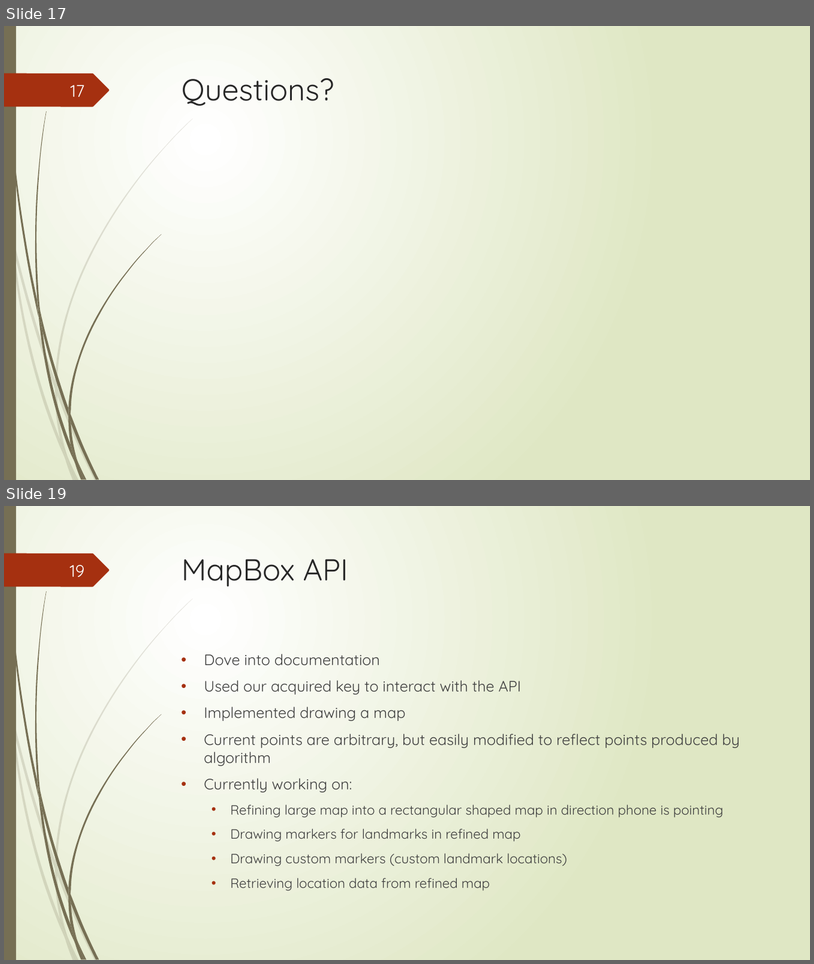
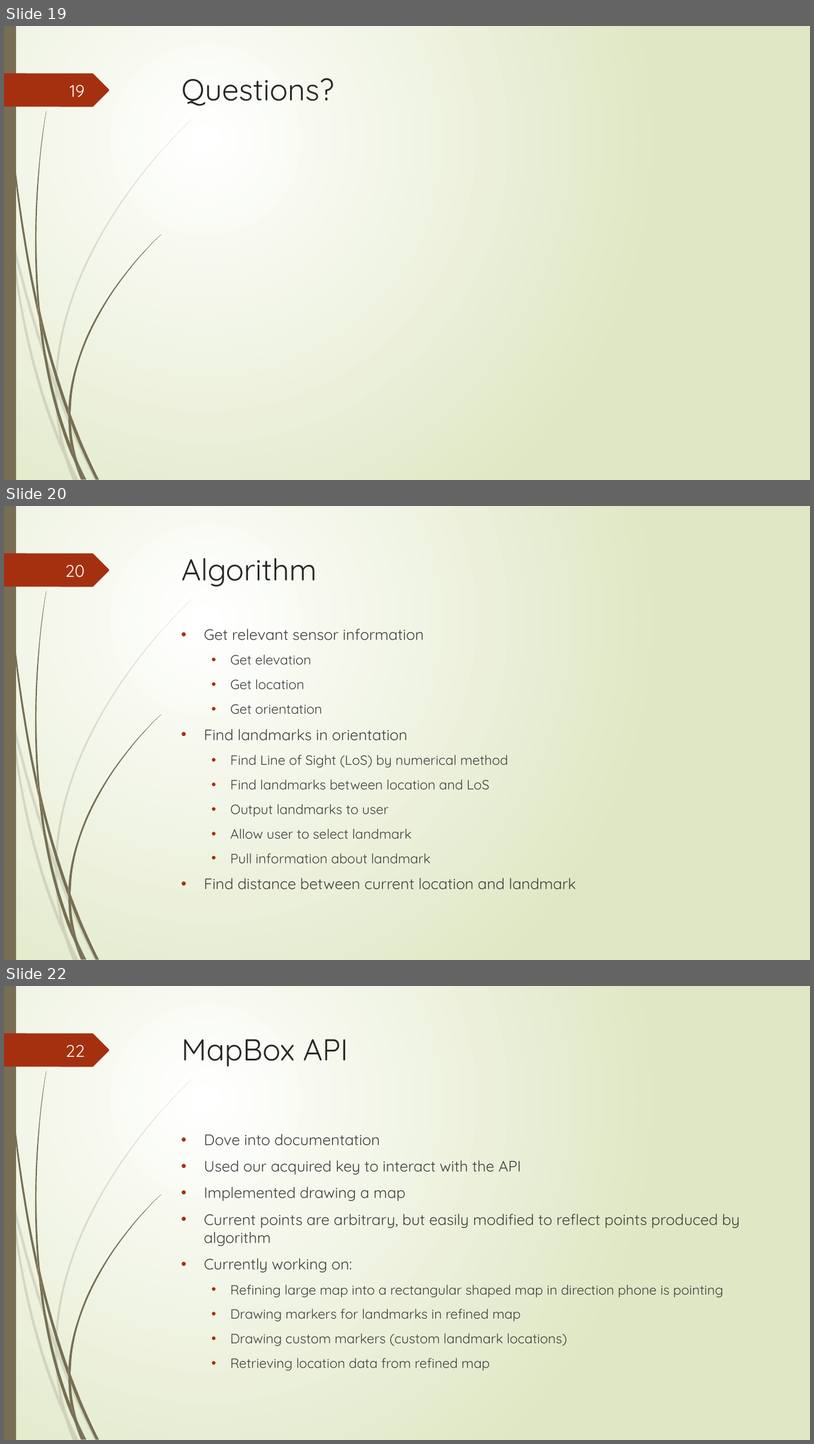
Before and after one commit to junmin-yee/Landmarked, a slide deck: Presentations/Sprint01 ReviewMeeting.pptx. Shown one above the other, each under a label of ours: slides 17 and 19 before the commit, slides 19, 20 and 22 after it; the slides between them are not shown. The pictures are 814x964 and 814x1444 pixels, drawn with LibreOffice and Linux fonts; fonts in the diff are those of the drawing. Boxes give left, top, right and bottom in pixels: in the first picture for what was removed or moved away, otherwise in the second. Text is boxed around its words. In the diff, an @@ line names an element or a change of style, - is before the commit and + after.

```diff
--- a/Presentations/Sprint01 ReviewMeeting.pptx
+++ b/Presentations/Sprint01 ReviewMeeting.pptx
@@ slide 20 added at [4, 506, 810, 960], background gradient #FFFFFF to #DFE8C4; not listed: 24 template elements that a slide beside it also shows @@
@@ title added at [182, 558, 317, 586], 36 pt, text #262626 @@
+Algorithm
@@ page number added at [65, 565, 85, 577], 20 pt, text #FEFFFF @@
+20
@@ text added at [204, 628, 576, 889], 16 pt, text #404040 @@
+• Get relevant sensor information
+  • Get elevation
+  • Get location
+  • Get orientation
+• Find landmarks in orientation
+  • Find Line of Sight (LoS) by numerical method
+  • Find landmarks between location and LoS
+  • Output landmarks to user
+  • Allow user to select landmark
+  • Pull information about landmark
+• Find distance between current location and landmark
@@ what was slide 17 is now slide 19 @@
@@ page number at [70, 85, 85, 97]: text changed @@
-17
+19
@@ what was slide 19 is now slide 22 @@
@@ page number at [66, 1045, 85, 1057]: text changed @@
-19
+22
```
Also in this commit, not shown: 1 slide changed, 5 other slides added, 3 slides removed.
